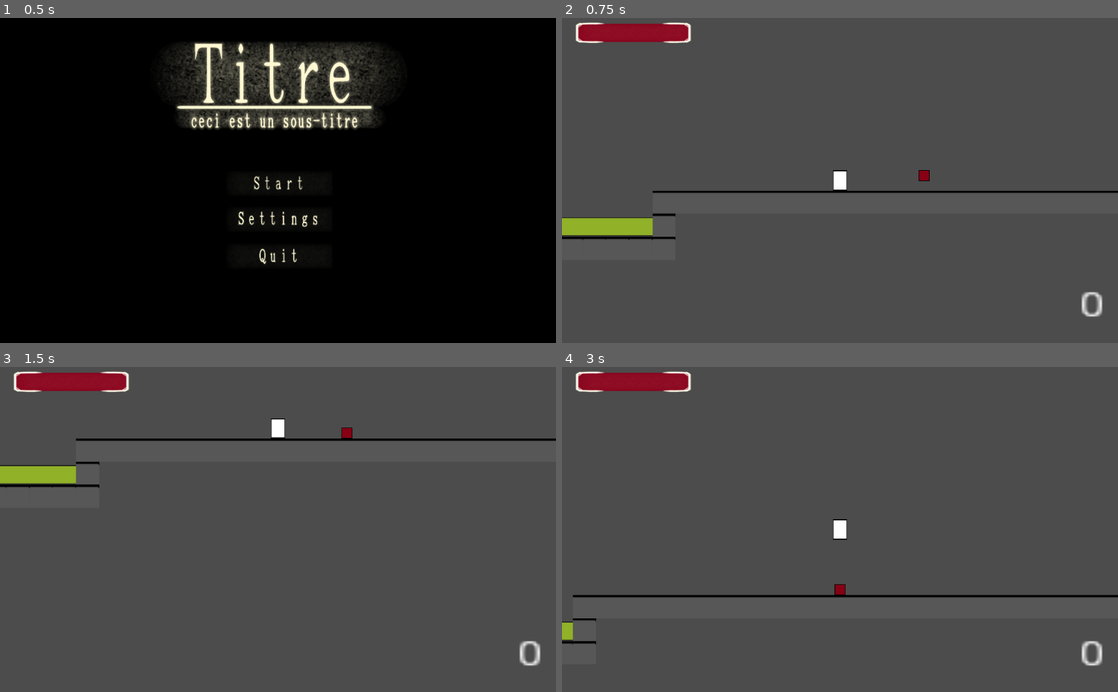
Above: before the commit, frames 1-4 (two rows, left to right).
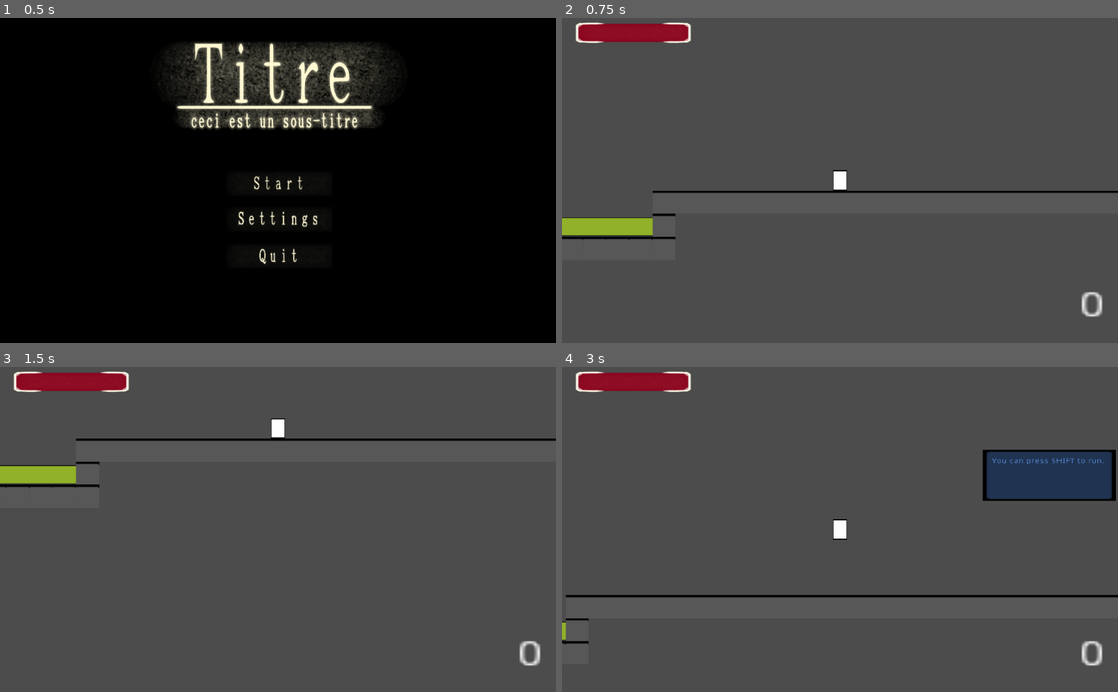
Above: after the commit, the same moments.

Repository: V-o-x-a-r-y/Aizan
Game: Godot game, scene res://assets/BasePlateScenes/SceneSwitcher.tscn
Same seed, same stepped clock (60 frames per second), same inputs: the game is played once before the commit and once after it.
Inputs (mouse positions are in pixels of both pictures, inside the frame that each line leads up to):
- Up to frame 1 (0.5 s): no input
- Up to frame 2 (0.75 s): click (845, 183) at 0.5 s
- Up to frame 3 (1.5 s): tap Enter at 1.25 s; hold Right (move_right) from 1.28 s (still down); hold Down (camera_down) from 1.28 s (still down); tap F (attack) at 1.35 s
- Up to frame 4 (3 s): tap Up (jump) at 1.52, 1.82, 2.27, 2.57 s; release Down (camera_down) at 2.03 s; tap Down (camera_down) at 2.1 s; tap E (interact) at 2.3, 2.85 s; release Right (move_right) at 2.78 s; hold Left (move_left) from 2.78 s (still down); hold Shift (run) from 2.78 s (still down)

Frame 1 is identical in both runs. In frame 2, less than 0.1% of the frame differs, in the area x 64-67%, y 46-51%; in frame 3, less than 0.1%; in frame 4, 4.0%, in the area x 0-100%, y 25-86%.

Commit message:
Alpha 1.5.1

Diff:
--- a/assets/BasePlateScenes/BaseEnemyScript.gd
+++ b/assets/BasePlateScenes/BaseEnemyScript.gd
@@ -64,7 +64,7 @@
 			true:
 				hit1.position = Vector2(50,0)  # Adjust the position as needed
 			_:
-				print("error in attack")
+				return
 		add_child(hit1)
 		var timer = Timer.new() # used to remove the attack hitboxes after a lil' time.
 		timer.wait_time = 0.1
--- a/assets/BasePlateScenes/BasePlate.tscn
+++ b/assets/BasePlateScenes/BasePlate.tscn
@@ -1,21 +1,23 @@
-[gd_scene load_steps=6 format=2]
+[gd_scene load_steps=7 format=2]
 
 [ext_resource path="res://assets/BasePlateScenes/BasePlateTileset.tscn" type="PackedScene" id=1]
 [ext_resource path="res://assets/BasePlateScenes/Player.tscn" type="PackedScene" id=2]
 [ext_resource path="res://assets/BasePlateScenes/poisonWater.tscn" type="PackedScene" id=3]
 [ext_resource path="res://assets/BasePlateScenes/levelChanger.gd" type="Script" id=4]
-[ext_resource path="res://assets/BasePlateScenes/enemy1.tscn" type="PackedScene" id=6]
+[ext_resource path="res://assets/BasePlateScenes/quicktipzone.tscn" type="PackedScene" id=5]
+[ext_resource path="res://assets/BasePlateScenes/textInteract.tscn" type="PackedScene" id=6]
 
 [node name="baseplateLevel" type="Node2D"]
 position = Vector2( 3, 0 )
 script = ExtResource( 4 )
-enemyList = [ "Enemy" ]
 zoneList = [ "zonePoison" ]
+tipList = [ "quicktipRun" ]
+textInteractionList = [ "textInteract" ]
 
 [node name="zonePoison" parent="." instance=ExtResource( 3 )]
 position = Vector2( 78, 562 )
 scale = Vector2( 2.66909, 0.26063 )
-effectProperties = [ "poison", 5, 1 ]
+effectProperties = [ "poison", 10, 1 ]
 
 [node name="Player" parent="." instance=ExtResource( 2 )]
 position = Vector2( 451, 494 )
@@ -23,7 +25,12 @@
 [node name="BasePlate" parent="." groups=["wall"] instance=ExtResource( 1 )]
 tile_data = PoolIntArray( 786429, 1, 0, 851965, 1, 0, 917501, 1, 0, 983037, 1, 0, 1048573, 1, 0, 1114109, 1, 0, 1114110 …(563 unchanged characters)…
 
-[node name="Enemy" parent="." instance=ExtResource( 6 )]
-position = Vector2( 567, 491 )
+[node name="quicktipRun" parent="." instance=ExtResource( 5 )]
+position = Vector2( 613, 405 )
+scale = Vector2( -1.10267, 12.0952 )
+tipname = "runtip"
+
+[node name="textInteract" parent="." instance=ExtResource( 6 )]
+position = Vector2( 229, 493 )
 
 [editable path="Player"]
--- a/assets/BasePlateScenes/MainMenu.gd
+++ b/assets/BasePlateScenes/MainMenu.gd
@@ -14,7 +14,6 @@
 
 func _on_playbutton_pressed():
 	emit_signal("level_changed",level_name, doorPos)
-	print(self)
 # warning-ignore:return_value_discarded
 
 func _on_settingsbutton_pressed():
--- a/assets/BasePlateScenes/Player.gd
+++ b/assets/BasePlateScenes/Player.gd
@@ -3,8 +3,8 @@
 #signals    please know that I'm really bad at using signals, as I've never done it before.
 signal health_changed(amount)
 signal score_changed(amount)
-
-#inventory
+signal effect_changed(effect,amount)
+# inventory
 var inventory : Array = []
 # stats
 var health : int = 10
@@ -24,13 +24,17 @@
 var playerDirection : bool = 0
 var attackCooldownTimer
 
-#those three for 'camera_down'
+# those three are for 'camera_down'
 onready var camera = get_node("Camera2D")
 onready var cameraInitPos = camera.position
 onready var lowCameraPos = cameraInitPos.y + 200
 
-#other
+# for effects
 var poisontimer
+var poisonremovetimer
+var playerEffectList : Array = []
+var poisonbarvalue: int = 0
+var is_poisonclimbing: bool = false
 
 func _ready():
 	# Initialize the attack cooldown timer
@@ -39,6 +43,9 @@
 	poisontimer = Timer.new()
 	poisontimer.one_shot = true
 	add_child(poisontimer)
+	poisonremovetimer = Timer.new()
+	poisontimer.one_shot = true
+	add_child(poisonremovetimer)
 # warning-ignore:return_value_discarded
 	attackCooldownTimer.connect("timeout", self, "_on_attack_cooldown_timeout")
 	add_child(attackCooldownTimer)
@@ -50,6 +57,8 @@
 		get_parent().get_parent().get_node(i).get_node("Enemy").connect("damagePlayer",self,"_on_damagePlayer")
 	for i in get_parent().get_parent().zoneList:
 		get_parent().get_parent().get_node(i).connect("applyEffect",self,"_on_applyEffect")
+	for i in get_parent().get_parent().zoneList:
+		get_parent().get_parent().get_node(i).connect("removeEffect",self,"_on_removeEffect")
 
 func _physics_process(delta):
 	if health<=0:
@@ -100,7 +109,7 @@
 			true:
 				sword_hit.position = self.position + Vector2(15, 0)  # Adjust the position as needed
 			_:
-				print("Invalid direction") # won't happen but y not I guess. Should I just put a 'pass' ? Idk man..
+				return
 		get_parent().add_child(sword_hit)
 		var timer = Timer.new() # timer to make the hitbox despawn.
 		timer.wait_time = 0.1
@@ -115,6 +124,7 @@
 	#camera_down
 	if Input.is_action_pressed("camera_down") and is_on_floor():
 		camera.position.y = lowCameraPos # Lowers the camera
+
 	else:
 		camera.position.y = cameraInitPos.y  # Reset camera position to initial y position
 
@@ -127,7 +137,6 @@
 			if body.health<=0: # if last hit, grant score to player.
 				score+=body.heldscore
 				emit_signal("score_changed", score)
-			print('enemyHP: ',body.health)
 	# if u hit a wall:
 	elif body in get_tree().get_nodes_in_group("wall"):
 		knockbackFromWallHit(knockbackMultiplier,!playerDirection)
@@ -165,20 +174,37 @@
 
 func _on_itemPickup(ID):
 	inventory.append(ID)
-	print(inventory)
-
-func poison(duration, strenght):
-	for i in range(duration):
-		health-=(strenght-(0.1*poisonResistance))
-		emit_signal("health_changed", health)
-		poisontimer.start(0.5)
-		yield(poisontimer, "timeout")
 
 func _on_applyEffect(type,duration,strenght):
 	match type:
 		"poison":
-			poison(duration,strenght)
-		"fire":
-			pass
+			poisonbarvalue+=1
+			playerEffectList.append("poison")
+			emit_signal("effect_changed", "poison", poisonbarvalue)
+			if $Camera2D/effectsHUD/Poison.value>=10:
+				for i in range(duration):
+					health-=(strenght-(0.1*poisonResistance))
+					poisonbarvalue-=1
+					emit_signal("health_changed", health)
+					emit_signal("effect_changed", "poison", poisonbarvalue)
+					poisontimer.start(0.5)
+					yield(poisontimer, "timeout")
+			is_poisonclimbing=true
 		"radiation":
 			pass
+		_:
+			return
+func _on_removeEffect(type):
+	match type:
+		"poison":
+			if is_poisonclimbing==false:
+				for i in range(poisonbarvalue):
+					if is_poisonclimbing==false and poisonbarvalue>0:
+						poisonbarvalue-=1
+						emit_signal("effect_changed", "poison", poisonbarvalue)
+						poisonremovetimer.start(0.5)
+						yield(poisonremovetimer, "timeout")
+		"radiation":
+			pass
+		_:
+			return
--- a/assets/BasePlateScenes/Player.tscn
+++ b/assets/BasePlateScenes/Player.tscn
@@ -1,10 +1,13 @@
-[gd_scene load_steps=8 format=2]
+[gd_scene load_steps=11 format=2]
 
 [ext_resource path="res://assets/BasePlateScenes/Player.gd" type="Script" id=1]
 [ext_resource path="res://assets/BasePlateScenes/BasePlateSprites/idle_player.png" type="Texture" id=2]
 [ext_resource path="res://assets/BasePlateScenes/playerHUD.tscn" type="PackedScene" id=3]
 [ext_resource path="res://assets/BasePlateScenes/deathScreen.tscn" type="PackedScene" id=4]
 [ext_resource path="res://assets/BasePlateScenes/pauseMenu.tscn" type="PackedScene" id=5]
+[ext_resource path="res://assets/BasePlateScenes/effectsHUD.tscn" type="PackedScene" id=6]
+[ext_resource path="res://assets/BasePlateScenes/quicktips.tscn" type="PackedScene" id=7]
+[ext_resource path="res://assets/BasePlateScenes/textInteraction.tscn" type="PackedScene" id=8]
 
 [sub_resource type="RectangleShape2D" id=1]
 extents = Vector2( 10, 13.3333 )
@@ -60,5 +63,24 @@
 margin_right = -63.0
 margin_bottom = -35.7143
 
+[node name="effectsHUD" parent="KinematicBody2D/Camera2D" instance=ExtResource( 6 )]
+margin_left = -101.0
+margin_top = -317.143
+margin_right = -101.0
+margin_bottom = -317.143
+
+[node name="quicktips" parent="KinematicBody2D/Camera2D" instance=ExtResource( 7 )]
+margin_left = 197.0
+margin_top = -157.143
+margin_right = 197.0
+margin_bottom = -157.143
+
+[node name="textInteraction" parent="KinematicBody2D/Camera2D" instance=ExtResource( 8 )]
+margin_left = -64.0
+margin_top = 41.4286
+margin_right = -64.0
+margin_bottom = 41.4286
+
+[connection signal="effect_changed" from="KinematicBody2D" to="KinematicBody2D/Camera2D/effectsHUD" method="_on_Player_effect_changed"]
 [connection signal="health_changed" from="KinematicBody2D" to="KinematicBody2D/Camera2D/playerHUD" method="_on_KinematicBody2D_health_changed"]
 [connection signal="score_changed" from="KinematicBody2D" to="KinematicBody2D/Camera2D/playerHUD" method="_on_KinematicBody2D_score_changed"]
--- a/assets/BasePlateScenes/SceneSwitcher.gd
+++ b/assets/BasePlateScenes/SceneSwitcher.gd
@@ -14,7 +14,6 @@
 			next_level_name = "main_menu"
 		"mainmenu":
 			next_level_name = "BasePlate"
-			print("bye")
 		"baseplate.A1":
 			next_level_name = "BaseplateRoom2"
 		_:
--- a/assets/BasePlateScenes/effectZone.gd
+++ b/assets/BasePlateScenes/effectZone.gd
@@ -1,18 +1,37 @@
 extends Node2D
 
 var playerScript
-
+var timer
+var timer2
 signal applyEffect(effectType,effectDuration,effectStrenght)
+signal removeEffect(effectType)
 
 export (Array) var effectProperties
-#effectType = effectProperties[0] # poison, fire, radiation...
+#effectType = effectProperties[0] # poison, radiation...
 #effectDuration = effectProperties[1] # in seconds
 #effectStrenght = effectProperties[2] # multiplier for effect damage and such
 
 func _ready():
 	playerScript = get_parent().get_node("Player/KinematicBody2D")
 	$Area2D.connect("body_entered", self, "_on_Area2D_body_entered")
+	$Area2D.connect("body_exited", self, "_on_Area2D_body_exited")
+	timer = Timer.new()
+	timer.one_shot = true
+	add_child(timer)
+	timer2 = Timer.new()
+	timer2.one_shot = true
+	add_child(timer2)
 
 func _on_Area2D_body_entered(body):
 	if body == playerScript:
-		emit_signal("applyEffect",effectProperties[0],effectProperties[1],effectProperties[2])
+		while $Area2D.get_overlapping_bodies().count(playerScript)>=1:
+			emit_signal("applyEffect",effectProperties[0],effectProperties[1],effectProperties[2])
+			timer.start(0.5)
+			yield(timer,"timeout")
+
+func _on_Area2D_body_exited(body):
+	if body == playerScript:
+		playerScript.is_poisonclimbing=false
+		timer2.start(1)
+		yield(timer2,"timeout")
+		emit_signal("removeEffect",effectProperties[0])
--- /dev/null
+++ b/assets/BasePlateScenes/effectsHUD.gd
@@ -0,0 +1,20 @@
+extends Control
+
+
+onready var poisonbar = $Poison
+
+# Called when the node enters the scene tree for the first time.
+func _ready():
+	pass # Replace with function body.
+
+func _on_Player_effect_changed(effect, amount):
+	match effect:
+		"poison":
+			poisonbar.visible=true
+			poisonbar.value=amount
+			if poisonbar.value<=0:
+				poisonbar.visible=false
+		"radiation":
+			pass
+		_:
+			return
--- /dev/null
+++ b/assets/BasePlateScenes/effectsHUD.tscn
@@ -0,0 +1,20 @@
+[gd_scene load_steps=4 format=2]
+
+[ext_resource path="res://assets/BasePlateScenes/UI_sprites/UI_select.png" type="Texture" id=1]
+[ext_resource path="res://assets/BasePlateScenes/UI_sprites/lifebar.png" type="Texture" id=2]
+[ext_resource path="res://assets/BasePlateScenes/effectsHUD.gd" type="Script" id=3]
+
+[node name="effectsHUD" type="Control"]
+anchor_right = 1.0
+anchor_bottom = 1.0
+script = ExtResource( 3 )
+
+[node name="Poison" type="TextureProgress" parent="."]
+visible = false
+margin_right = 40.0
+margin_bottom = 40.0
+max_value = 10.0
+texture_under = ExtResource( 1 )
+texture_over = ExtResource( 1 )
+texture_progress = ExtResource( 2 )
+tint_progress = Color( 0.266667, 1, 0, 1 )
--- a/assets/BasePlateScenes/levelChanger.gd
+++ b/assets/BasePlateScenes/levelChanger.gd
@@ -7,6 +7,8 @@
 export (Array) var itemList
 export (Array) var enemyList
 export (Array) var zoneList # zone are Areas that give the player Effects, like poison or fire.
+export (Array) var tipList
+export (Array) var textInteractionList
 
 func _ready():
 	if len(doorList)!=null:
--- a/assets/BasePlateScenes/pauseMenu.gd
+++ b/assets/BasePlateScenes/pauseMenu.gd
@@ -10,7 +10,6 @@
 func _on_continuebutton_pressed():
 	visible = false
 	get_parent().get_parent().set_physics_process(true)
-	print("running anew")
 	for friend in get_tree().get_nodes_in_group("friendly"):
 		friend.set_physics_process(true)
 	for enemy in get_tree().get_nodes_in_group("hostile"):
--- /dev/null
+++ b/assets/BasePlateScenes/quicktips.gd
@@ -0,0 +1,26 @@
+extends Control
+
+onready var bg = $Background
+onready var text = $Background/text
+onready var playerScript = get_parent().get_parent()
+var timer
+
+func _ready():
+	for i in playerScript.get_parent().get_parent().tipList:
+		playerScript.get_parent().get_parent().get_node(i).connect("showtip",self,"_on_showtip")
+	timer = Timer.new()
+	timer.one_shot=true
+	add_child(timer)
+
+func _on_showtip(tip):
+	match tip:
+		"runtip":
+			text.bbcode_text="You can press [b]SHIFT[/b] to [i]run[/i]."
+			bg.visible=true
+			timer.start(3)
+			yield(timer,"timeout")
+			bg.visible=false
+		"jumptip":
+			pass
+		_:
+			return
--- /dev/null
+++ b/assets/BasePlateScenes/quicktips.tscn
@@ -0,0 +1,26 @@
+[gd_scene load_steps=3 format=2]
+
+[ext_resource path="res://assets/BasePlateScenes/BasePlateSprites/wall.png" type="Texture" id=1]
+[ext_resource path="res://assets/BasePlateScenes/quicktips.gd" type="Script" id=2]
+
+[node name="quicktips" type="Control"]
+anchor_right = 1.0
+anchor_bottom = 1.0
+script = ExtResource( 2 )
+
+[node name="Background" type="TextureRect" parent="."]
+visible = false
+modulate = Color( 0.364706, 0.580392, 0.909804, 1 )
+margin_right = 40.0
+margin_bottom = 40.0
+rect_scale = Vector2( 1.84, 1 )
+texture = ExtResource( 1 )
+
+[node name="text" type="RichTextLabel" parent="Background"]
+margin_left = 6.52174
+margin_top = 15.0
+margin_right = 189.522
+margin_bottom = 81.0
+rect_scale = Vector2( 0.485144, 1 )
+bbcode_enabled = true
+text = "sample text."
--- /dev/null
+++ b/assets/BasePlateScenes/quicktipzone.gd
@@ -0,0 +1,14 @@
+extends Node2D
+
+signal showtip(tip)
+onready var playerScript=get_parent().get_node("Player/KinematicBody2D")
+onready var quicktip = playerScript.get_node("Camera2D/quicktips")
+export (String) var tipname = "tip"
+
+func _ready():
+	$Area2D.connect("body_entered",self,"_on_Area2D_body_entered")
+
+func _on_Area2D_body_entered(body):
+	if body==playerScript:
+		emit_signal("showtip",tipname)
+		$Area2D.disconnect("body_entered",self,"_on_Area2D_body_entered")
--- /dev/null
+++ b/assets/BasePlateScenes/quicktipzone.tscn
@@ -0,0 +1,13 @@
+[gd_scene load_steps=3 format=2]
+
+[ext_resource path="res://assets/BasePlateScenes/quicktipzone.gd" type="Script" id=1]
+
+[sub_resource type="RectangleShape2D" id=1]
+
+[node name="quicktipzone" type="Node2D"]
+script = ExtResource( 1 )
+
+[node name="Area2D" type="Area2D" parent="."]
+
+[node name="CollisionShape2D" type="CollisionShape2D" parent="Area2D"]
+shape = SubResource( 1 )
--- /dev/null
+++ b/assets/BasePlateScenes/textInteract.gd
@@ -0,0 +1,30 @@
+extends Node2D
+
+signal textInteract(text)
+export (String) var text = "text"
+
+onready var interactZone = $Area2D
+onready var interactIcon = $interactIcon
+var playerScript
+var interactable = false
+
+func _ready():
+	playerScript = get_parent().get_node("Player/KinematicBody2D")
+	interactZone.connect("body_entered",self,"_on_Area2D_body_entered")
+	interactZone.connect("body_exited",self,"_on_Area2D_body_exited")
+
+func _on_Area2D_body_entered(body):
+	if body==playerScript:
+		interactIcon.visible=true
+		interactable=true
+
+func _on_Area2D_body_exited(body):
+	if body==playerScript:
+		interactIcon.visible=false
+		interactable=false
+
+func _process(delta):
+	if interactable==true:
+		if Input.is_action_just_pressed("interact"):
+					emit_signal("textInteract", text)
+					self.queue_free()
--- /dev/null
+++ b/assets/BasePlateScenes/textInteract.tscn
@@ -0,0 +1,21 @@
+[gd_scene load_steps=4 format=2]
+
+[ext_resource path="res://assets/BasePlateScenes/UI_sprites/interactIcon.png" type="Texture" id=1]
+[ext_resource path="res://assets/BasePlateScenes/textInteract.gd" type="Script" id=2]
+
+[sub_resource type="CircleShape2D" id=1]
+
+[node name="textInteract" type="Node2D"]
+script = ExtResource( 2 )
+
+[node name="Area2D" type="Area2D" parent="."]
+
+[node name="CollisionShape2D" type="CollisionShape2D" parent="Area2D"]
+shape = SubResource( 1 )
+
+[node name="interactIcon" type="Sprite" parent="."]
+visible = false
+modulate = Color( 0.756863, 0.458824, 0.0392157, 1 )
+position = Vector2( 4.76837e-07, -26 )
+scale = Vector2( 0.277345, 0.277345 )
+texture = ExtResource( 1 )
--- /dev/null
+++ b/assets/BasePlateScenes/textInteraction.gd
@@ -0,0 +1,26 @@
+extends Control
+
+onready var bg = $background
+onready var textbox = $background/text
+onready var playerScript = get_parent().get_parent()
+var timer
+
+func _ready():
+	for i in playerScript.get_parent().get_parent().textInteractionList:
+		playerScript.get_parent().get_parent().get_node(i).connect("textInteract",self,"_on_textInteract")
+	timer = Timer.new()
+	timer.one_shot=true
+	add_child(timer)
+
+func _on_textInteract(text):
+	match text:
+		"text":
+			textbox.bbcode_text="You [b]interacted[/b] with something."
+			bg.visible=true
+			timer.start(3)
+			yield(timer,"timeout")
+			bg.visible=false
+		"anothertext":
+			pass
+		_:
+			return
--- /dev/null
+++ b/assets/BasePlateScenes/textInteraction.tscn
@@ -0,0 +1,25 @@
+[gd_scene load_steps=3 format=2]
+
+[ext_resource path="res://assets/BasePlateScenes/BasePlateSprites/darkblue_box.png" type="Texture" id=1]
+[ext_resource path="res://assets/BasePlateScenes/textInteraction.gd" type="Script" id=2]
+
+[node name="textInteraction" type="Control"]
+anchor_right = 1.0
+anchor_bottom = 1.0
+script = ExtResource( 2 )
+
+[node name="background" type="TextureRect" parent="."]
+visible = false
+self_modulate = Color( 0.941176, 1, 0.996078, 0.494118 )
+margin_right = 136.0
+margin_bottom = 31.0
+texture = ExtResource( 1 )
+expand = true
+
+[node name="text" type="RichTextLabel" parent="background"]
+margin_left = 5.0
+margin_top = 2.0
+margin_right = 131.0
+margin_bottom = 29.0
+bbcode_enabled = true
+scroll_active = false
